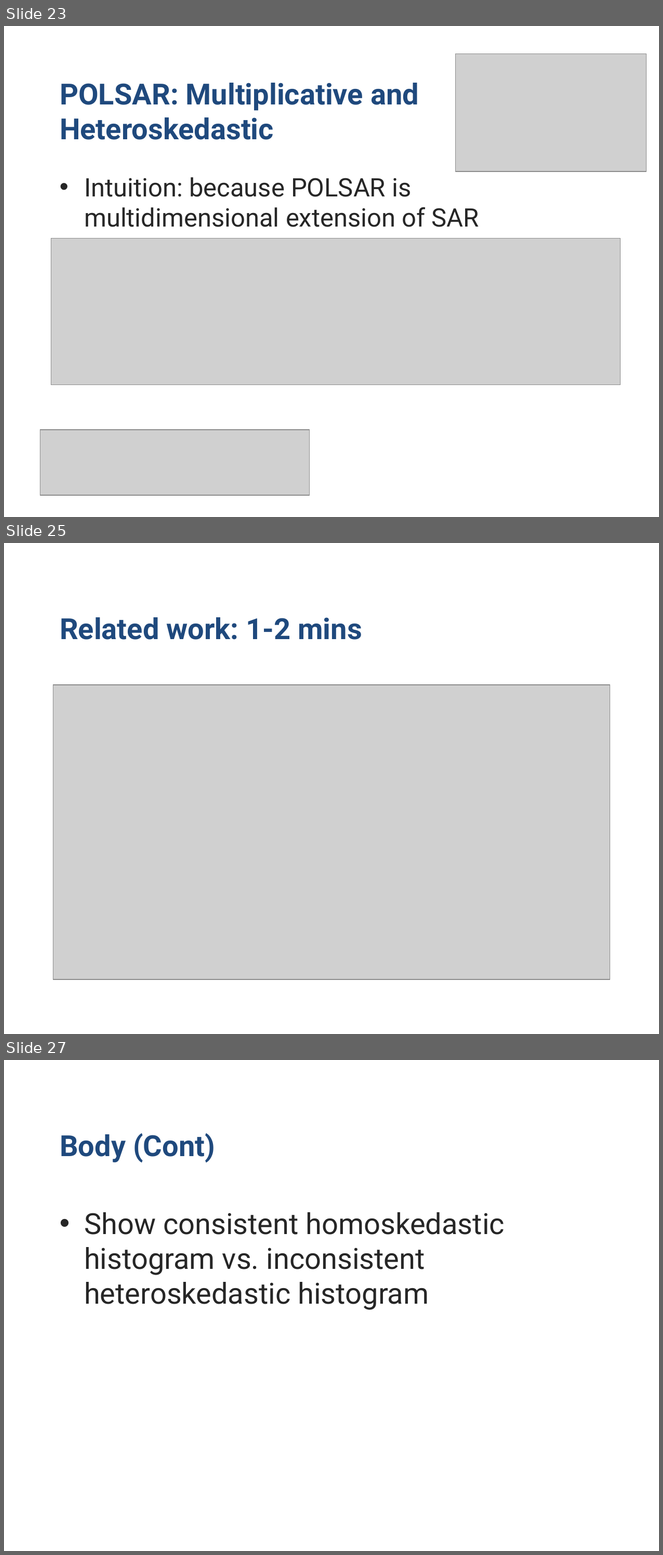
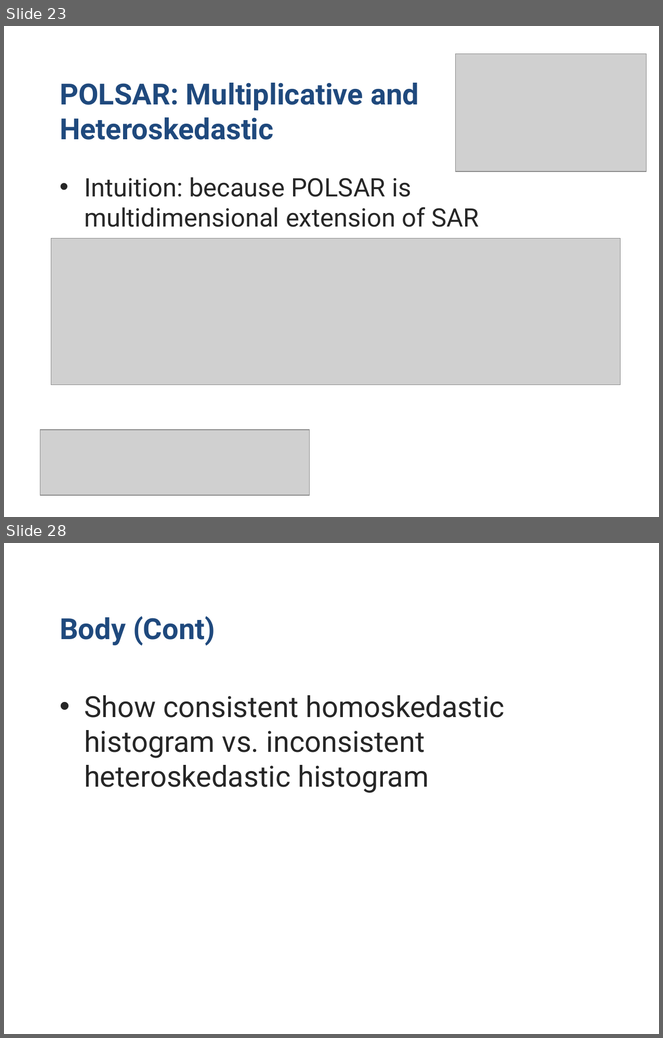
Before and after one commit to stivo-suong/thesis-latex-dev, a slide deck: oral_defense/Scalar & Homoskedastic Models for SAR & POLSAR.pptx.ppt. Shown one above the other, each under a label of ours: slides 23, 25 and 27 before the commit, slides 23 and 28 after it; the slides between them are not shown. The pictures are 663x1555 and 663x1038 pixels, drawn with LibreOffice and Linux fonts; fonts in the diff are those of the drawing; grey boxes stand for pictures; background and template pictures are left out. Boxes give left, top, right and bottom in pixels: in the first picture for what was removed or moved away, otherwise in the second. Text is boxed around its words. In the diff, an @@ line names an element or a change of style, - is before the commit and + after.

```diff
--- a/oral_defense/Scalar & Homoskedastic Models for SAR & POLSAR.pptx.ppt
+++ b/oral_defense/Scalar & Homoskedastic Models for SAR & POLSAR.pptx.ppt
@@ slide 25 removed at <box>4,543,659,1034</box>, background #FFFFFF @@
@@ title removed at <box>60,617,362,640</box> @@
-Related work: 1-2 mins
@@ picture removed at <box>53,685,610,980</box> @@
@@ what was slide 27 is now slide 28 @@
```
Also in this commit, not shown: 1 slide changed, 3 slides added, 1 other slide removed.
